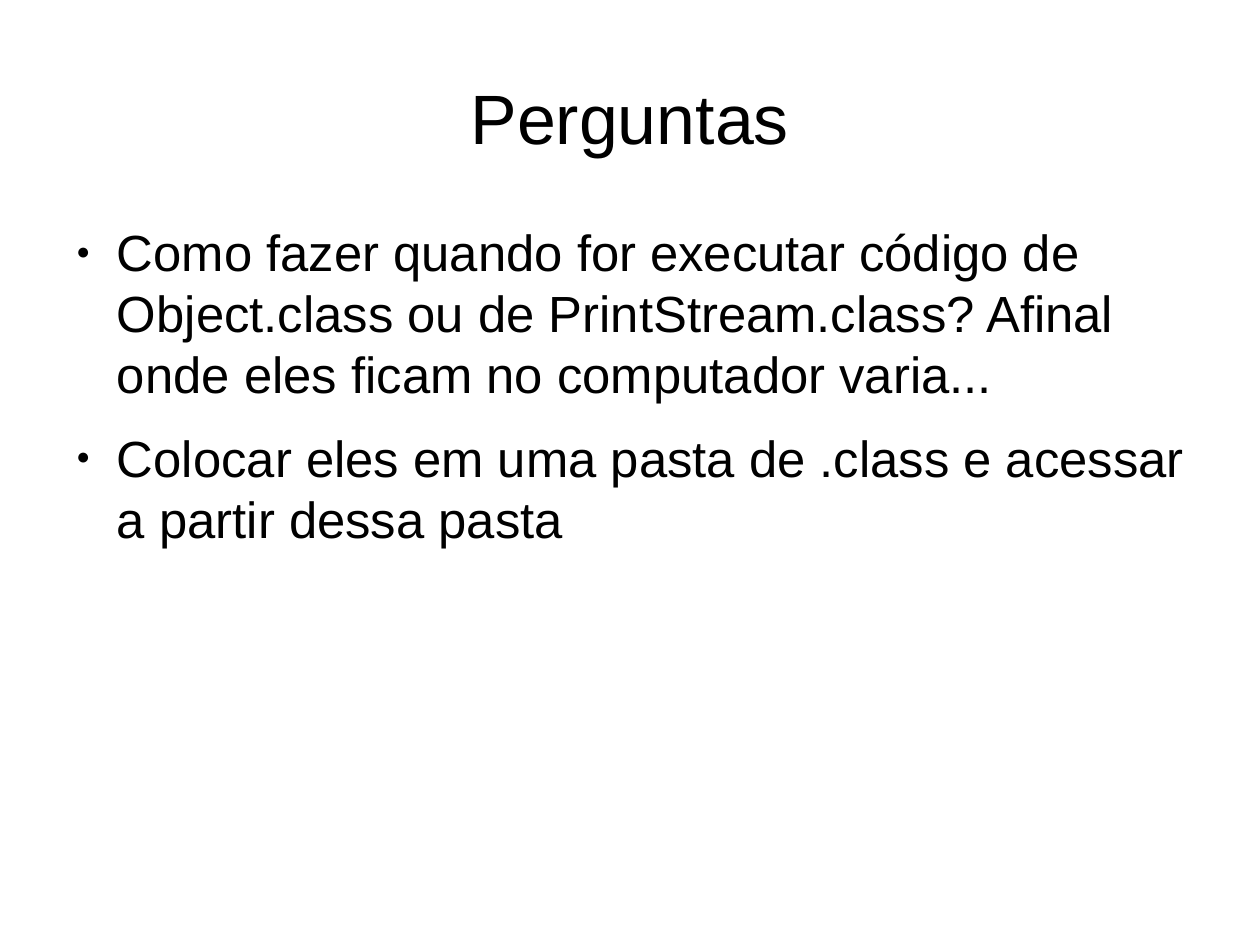
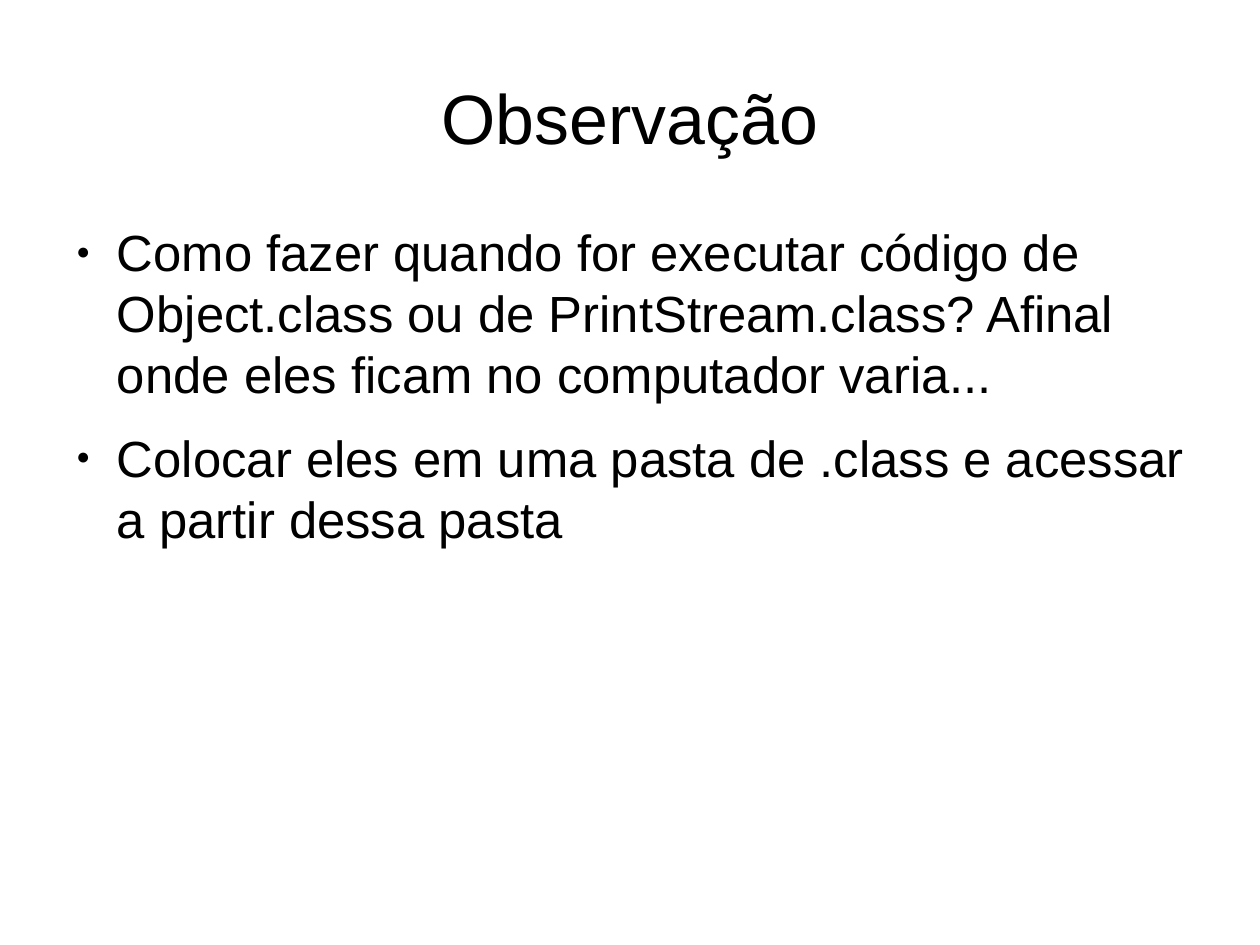
Before and after one commit to gabrielmm1234/jvm-sb, a slide deck: slide 25 of projetoLogico/apresentacao.odp. Drawn at 1260x945 pixels with LibreOffice and Linux fonts; fonts in the diff are those of the drawing. Boxes give left, top, right and bottom in pixels: in the first picture for what was removed or moved away, otherwise in the second. Text is boxed around its words. In the diff, an @@ line names an element or a change of style, - is before the commit and + after.

```diff
--- a/projetoLogico/apresentacao.odp
+++ b/projetoLogico/apresentacao.odp
@@ title at <box>441,93,817,157</box>: text changed @@
-Perguntas
+Observação
```
Also in this commit, not shown: 4 other slides changed, 3 slides removed.
